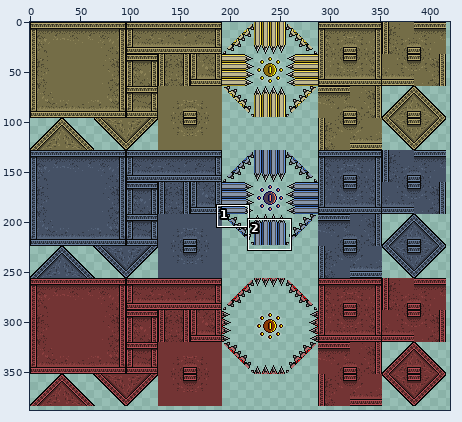
File history of a sprite sheet, Assets/Maps/tileset.png. Above, an overview of the earlier version with the close-up marked.
Close-up. First the earlier version:
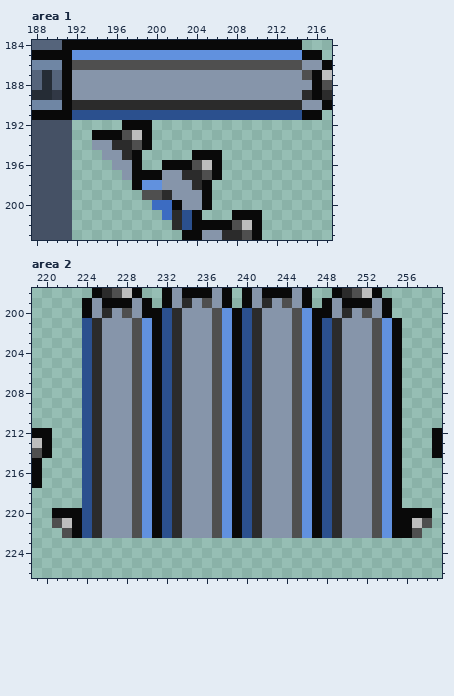
The file is 512x512 pixels. Pixels under 10% opacity are left out. Colours within 5 levels of each other are drawn and written as one. Shown: area 1: x 188..217, y 184..203; area 2: x 219..259, y 198..226. The wide view leaves out empty margins. The commit also changed other parts of the picture, which this record leaves out.
After the commit:
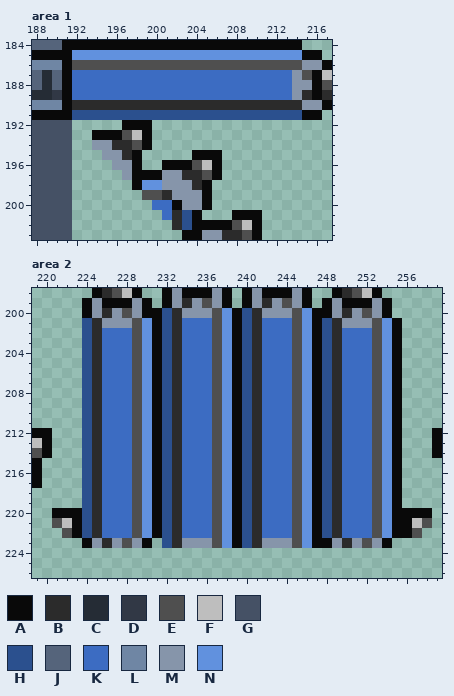
Palette (. is transparent): A #090909  B #2b2b2b  C #252c35  D #313845  E #4f4f4f  F #bebebe  G #455165  H #2b508e  J #55647b  K #3c6cc2  L #6f86a4  M #8695aa  N #6191de
Difference:
Area 1:
Colour K replaces colour M in rows 187 to 189 at x 192 to 213.
Area 2:
Colour A is added in row 223 at x 224, 230, 239, 247 to 248 and 254.
Colour B is added in row 223 at x 226, 233, 241 and 250.
Colour E is added in row 223 at x 228, 237, 245 and 252.
Colour H is added in row 223 at x 232 and 240.
Colour K replaces colour M in row 201 at x 234 to 236 and 242 to 244; in rows 202 to 222 at x 226 to 228, 234 to 236, 242 to 244 and 250 to 252.
Colour M is added in row 223 at x 225, 227, 229, 234 to 236, 242 to 244, 249, 251 and 253.
Colour N is added in row 223 at x 238 and 246.
